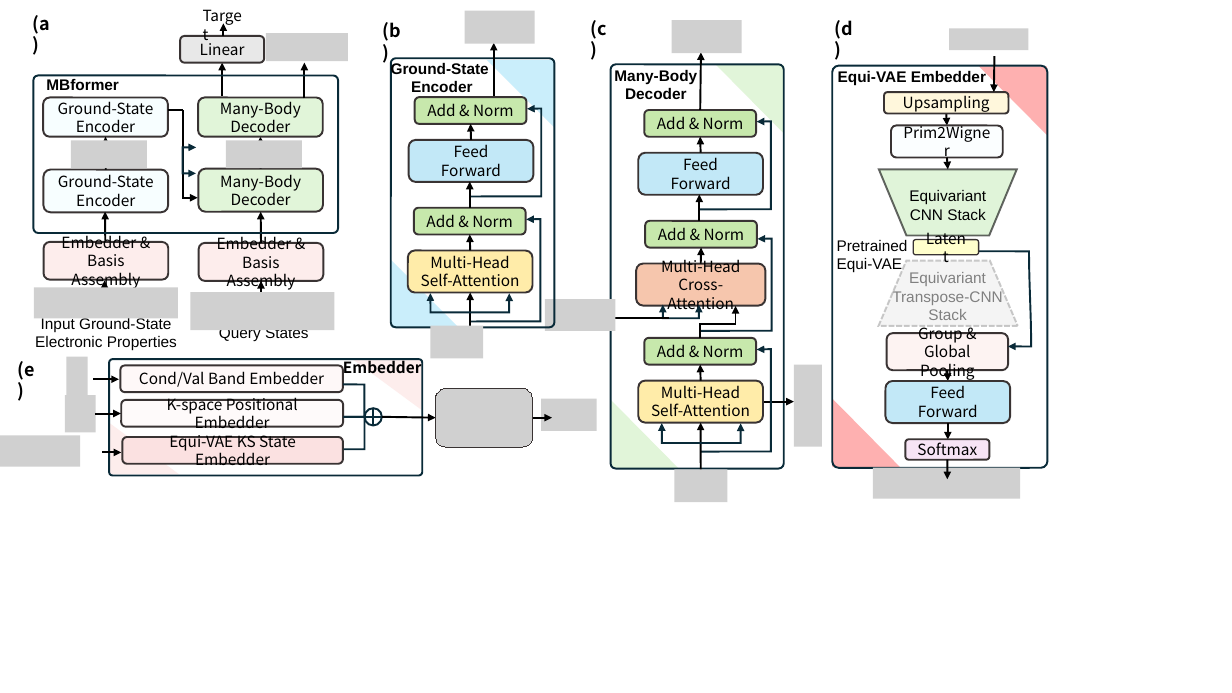
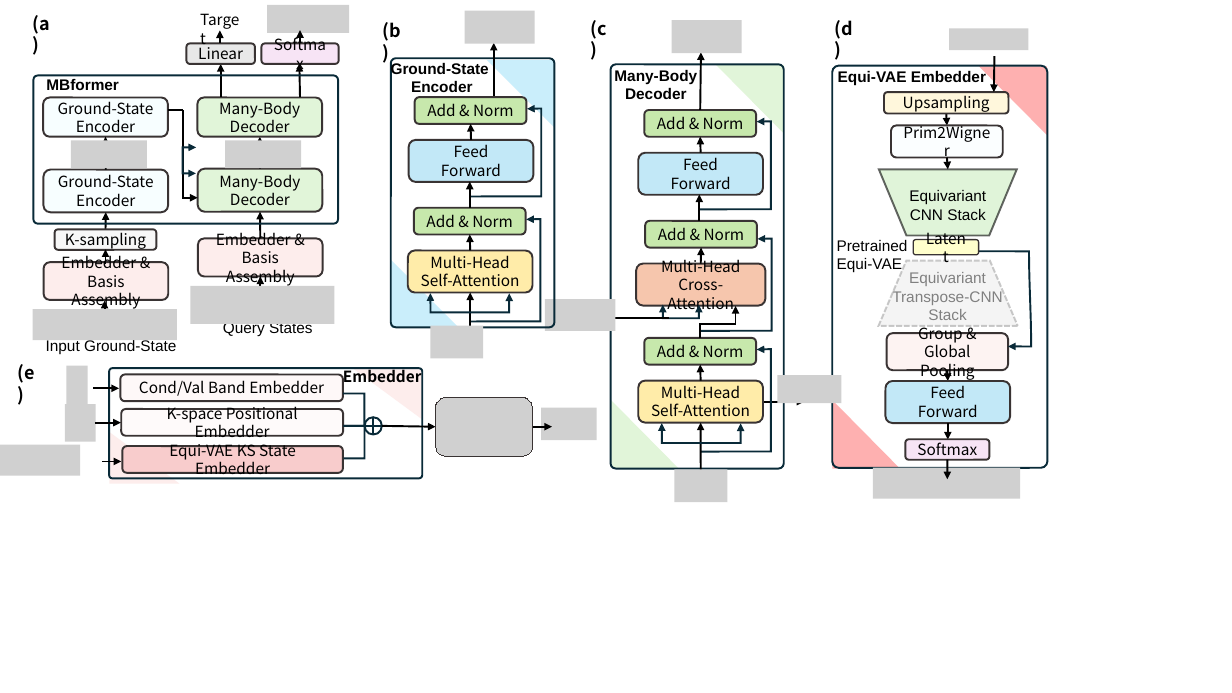
Before and after one commit to bwhou1997/Deep-GWBSE, a slide deck: slide 1 of src/from_model/fig/model.pptx. Drawn at 1232x693 pixels with LibreOffice and Linux fonts; fonts in the diff are those of the drawing; grey boxes stand for pictures. Boxes give left, top, right and bottom in pixels: in the first picture for what was removed or moved away, otherwise in the second. Text is boxed around its words. In the diff, an @@ line names an element or a change of style, - is before the commit and + after.

```diff
--- a/src/from_model/fig/model.pptx
+++ b/src/from_model/fig/model.pptx
@@ text "Target": place and size @@
-text "Target" at (193, 2, 255, 30)
+text "Target" at (191, 6, 253, 33)
@@ picture added at (267, 5, 349, 32) @@
@@ rounded rectangle "Linear": place and size @@
-rounded rectangle "Linear" at (180, 36, 264, 63)
+rounded rectangle "Linear" at (187, 43, 255, 64)
@@ arrow moved from (224, 36) - (224, 23) to (220, 43) - (220, 30) @@
@@ rounded rectangle added at (262, 43, 339, 64), fill #F2CFEE at 55% opacity, outline #393333 1.5 pt, 12 pt, text #000000 @@
+Softmax
@@ picture removed at (266, 33, 348, 61) @@
@@ arrow added from (300, 43) to (300, 30), #000000 1.5 pt @@
@@ rounded rectangle: place and size @@
-rounded rectangle at (33, 76, 338, 233)
+rounded rectangle at (33, 76, 338, 224)
@@ arrow moved from (304, 99) - (304, 63) to (300, 97) - (299, 64) @@
@@ rounded rectangle added at (55, 229, 156, 250), fill #F2F2F2 at 55% opacity, outline #393333 1.5 pt, 12 pt, text #000000 @@
+K-sampling
@@ arrow moved from (105, 241) - (105, 212) to (105, 229) - (106, 213) @@
@@ arrow moved from (261, 243) - (261, 212) to (261, 238) - (260, 212) @@
@@ rounded rectangle "Embedder &": place and size @@
-rounded rectangle "Embedder &" at (43, 242, 168, 280)
+rounded rectangle "Embedder &" at (43, 262, 168, 300)
@@ arrow added from (105, 263) to (105, 250), #000000 1.5 pt @@
@@ picture removed at (34, 287, 178, 319) @@
@@ 1 rounded rectangle, 1 arrow, 1 picture: place and size @@
-1 rounded rectangle, 1 arrow, 1 picture at (190, 243, 335, 330)
+1 rounded rectangle, 1 arrow, 1 picture at (190, 238, 335, 323)
@@ picture added at (32, 309, 177, 340) @@
@@ arrow moved from (104, 295) - (104, 281) to (104, 315) - (104, 301) @@
@@ text "Query States": place and size @@
-text "Query States" at (219, 330, 309, 342)
+text "Query States" at (223, 324, 313, 336)
@@ text at (46, 339, 176, 354): text changed @@
-Input Ground-State Electronic Properties
+Input Ground-State
@@ rounded rectangle: place and size @@
-rounded rectangle at (109, 360, 422, 476)
+rounded rectangle at (109, 368, 422, 478)
@@ picture at (777, 375, 841, 403): rotation 90 to 0 degrees @@
@@ arrow moved from (763, 402) - (794, 402) to (763, 402) - (805, 402) @@
@@ rounded rectangle "Equi-VAE KS State Embedder" at (122, 446, 343, 473): fill #FBE1E1 to #F8CCCC @@
@@ 5 pictures, 5 arrows, 3 rounded rectangles, 2 right triangles, 2 freeform shapes, 1 text, 1 flow chart or: place and size @@
-5 pictures, 5 arrows, 3 rounded rectangles, 2 right triangles, 2 freeform shapes, 1 text, 1 flow chart or at (0, 357, 597, 475)
+5 pictures, 5 arrows, 3 rounded rectangles, 2 right triangles, 2 freeform shapes, 1 text, 1 flow chart or at (0, 366, 597, 484)
```
Also in this commit, not shown: 1 other slide changed, 3 other files.
